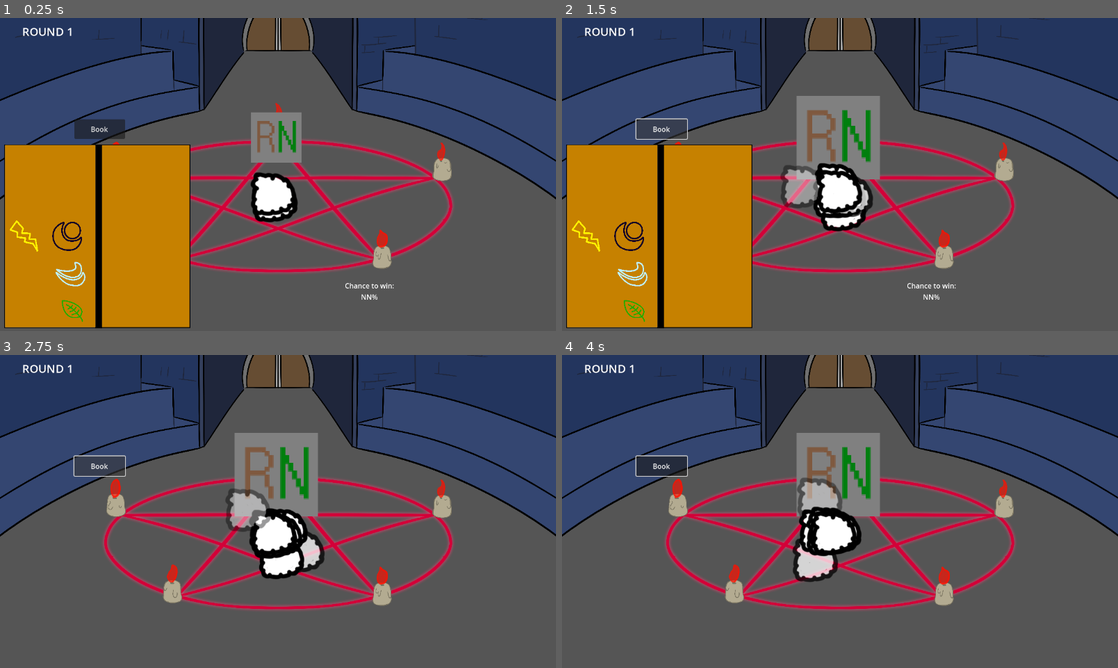
Above: before the commit, frames 1-4 (two rows, left to right).
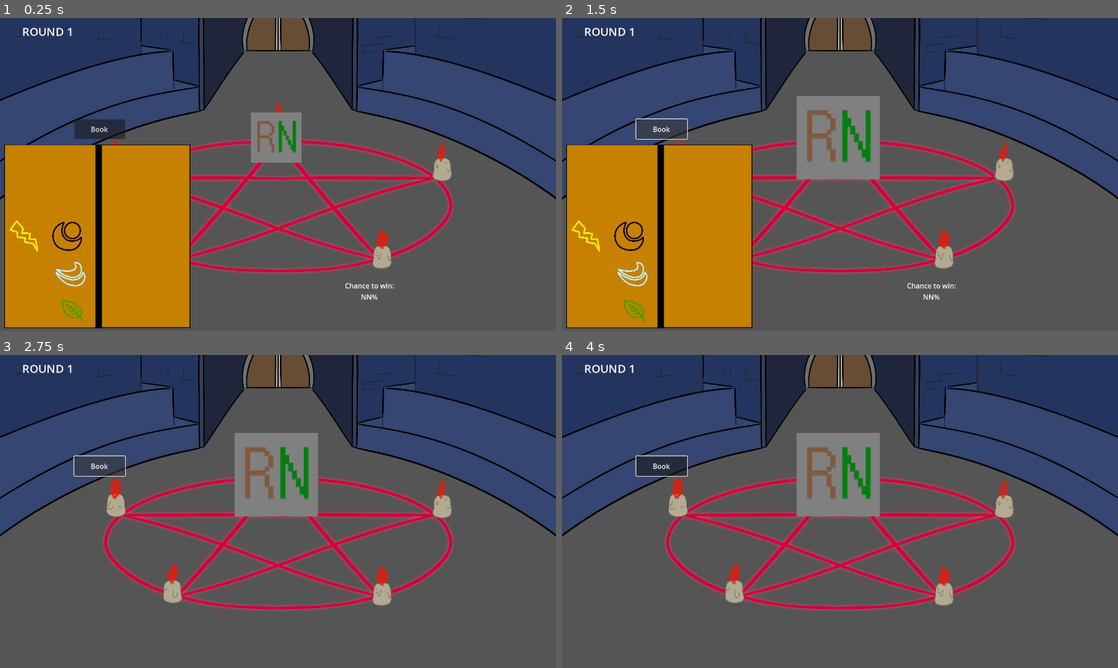
Above: after the commit, the same moments.

Repository: DigiDuncan/DPNJam1
Game: Godot game, scene res://main.tscn
The game is run twice, just before and just after one commit, with the same random seed, the same clock (stepped at 60 frames per second) and the same inputs.
Inputs (mouse positions are in pixels of both pictures, inside the frame that each line leads up to):
- Up to frame 1 (0.25 s): no input
- Up to frame 2 (1.5 s): click "Book" at 0.5 s; click "Book" at 1.25 s
- Up to frame 3 (2.75 s): click "Book" at 2 s
- Up to frame 4 (4 s): move the mouse to (962, 495) at 2.77 s; click (962, 495) at 2.92 s; move the mouse to (728, 527) at 3.52 s; click (728, 527) at 3.67 s

The runs differ from the first frame. In frame 1, 1.1% of the frame differs, in the area x 45-54%, y 49-66%; in frame 2, 2.5%; in frame 3, 2.9%, in the area x 40-59%, y 42-72%; in frame 4, 2.8%.

Commit message:
adjust animation

Diff:
--- a/main.tscn
+++ b/main.tscn
@@ -129,7 +129,7 @@
 tracks/4/interp = 1
 tracks/4/loop_wrap = true
 tracks/4/keys = {
-"times": PackedFloat32Array(3, 6),
+"times": PackedFloat32Array(3.9, 6),
 "transitions": PackedFloat32Array(1, 1),
 "update": 1,
 "values": [true, false]
@@ -701,6 +701,7 @@
 
 [node name="Smoke" type="CPUParticles2D" parent="."]
 position = Vector2(630, 412)
+emitting = false
 texture = ExtResource("23_525wq")
 emission_shape = 1
 emission_sphere_radius = 1.0
